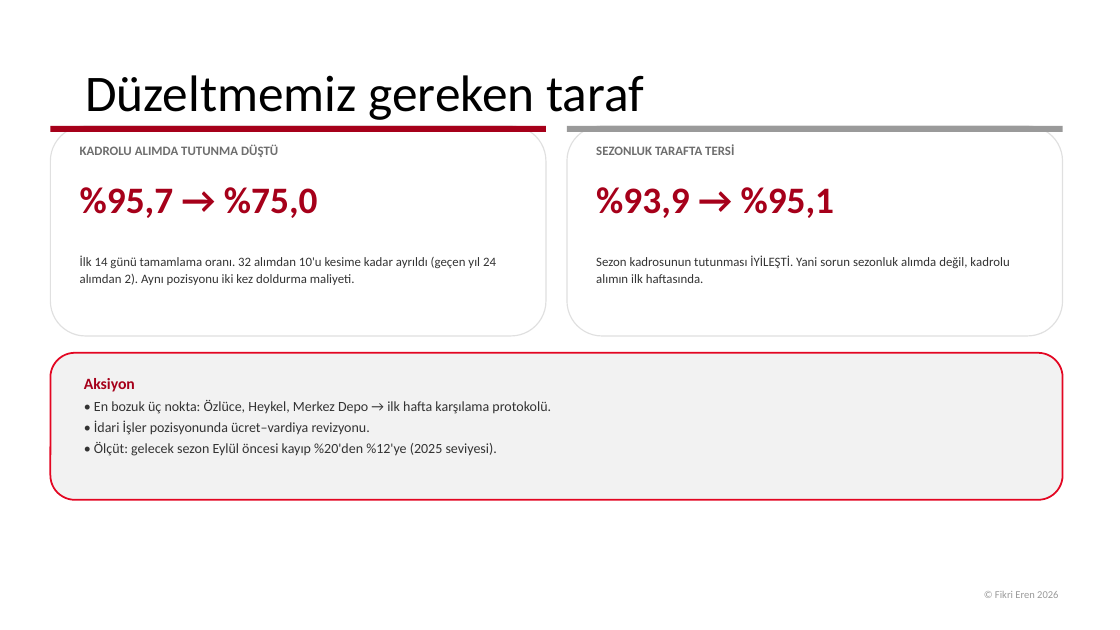
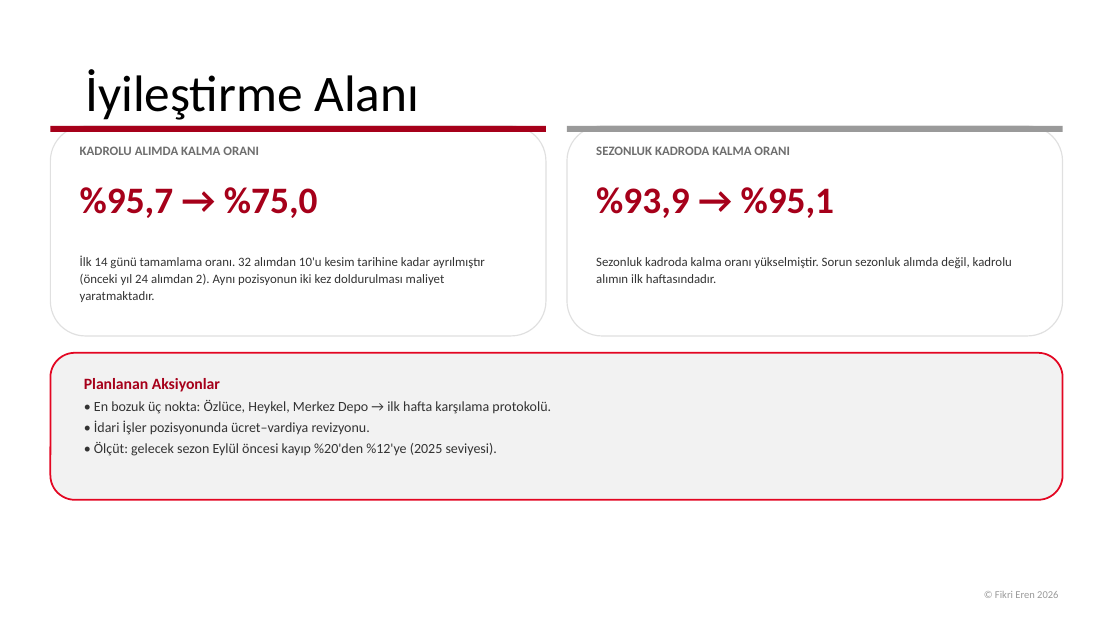
Before and after one commit to fikrierenn/pusula, a slide deck: slide 14 of briefings/sezon-kadro-20260902/sunum-kadro-sezon2026.pptx (slide 17 before the commit). Drawn at 1120x630 pixels with LibreOffice and Linux fonts; fonts in the diff are those of the drawing; background and template pictures are left out. Boxes give left, top, right and bottom in pixels: in the first picture for what was removed or moved away, otherwise in the second. Text is boxed around its words. In the diff, an @@ line names an element or a change of style, - is before the commit and + after.

```diff
--- a/briefings/sezon-kadro-20260902/sunum-kadro-sezon2026.pptx
+++ b/briefings/sezon-kadro-20260902/sunum-kadro-sezon2026.pptx
@@ title at (x1=85, y1=69, x2=420, y2=120): text changed @@
-Düzeltmemiz gereken taraf
+İyileştirme Alanı
@@ text at (x1=80, y1=146, x2=259, y2=155): text changed @@
-KADROLU ALIMDA TUTUNMA DÜŞTÜ
+KADROLU ALIMDA KALMA ORANI
@@ text at (x1=596, y1=146, x2=790, y2=155): text changed @@
-SEZONLUK TARAFTA TERSİ
+SEZONLUK KADRODA KALMA ORANI
@@ text at (x1=80, y1=255, x2=485, y2=302): text changed @@
-İlk 14 günü tamamlama oranı. 32 alımdan 10'u kesime kadar ayrıldı (geçen yıl 24 alımdan 2). Aynı pozisyonu iki kez doldurma maliyeti.
+İlk 14 günü tamamlama oranı. 32 alımdan 10'u kesim tarihine kadar ayrılmıştır (önceki yıl 24 alımdan 2). Aynı pozisyonun iki kez doldurulması maliyet yaratmaktadır.
@@ text at (x1=596, y1=257, x2=1012, y2=283): text changed @@
-Sezon kadrosunun tutunması İYİLEŞTİ. Yani sorun sezonluk alımda değil, kadrolu alımın ilk haftasında.
+Sezonluk kadroda kalma oranı yükselmiştir. Sorun sezonluk alımda değil, kadrolu alımın ilk haftasındadır.
@@ text at (x1=84, y1=378, x2=220, y2=392): text changed @@
-Aksiyon
+Planlanan Aksiyonlar
```
Also in this commit, not shown: 14 other slides changed, 3 slides removed, 1 other file.
